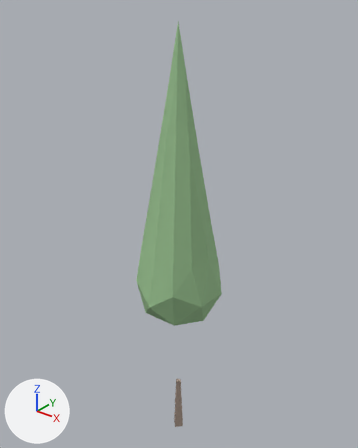
What one commit did to the glTF model web/public/models/tree-conifer-c-far.glb.
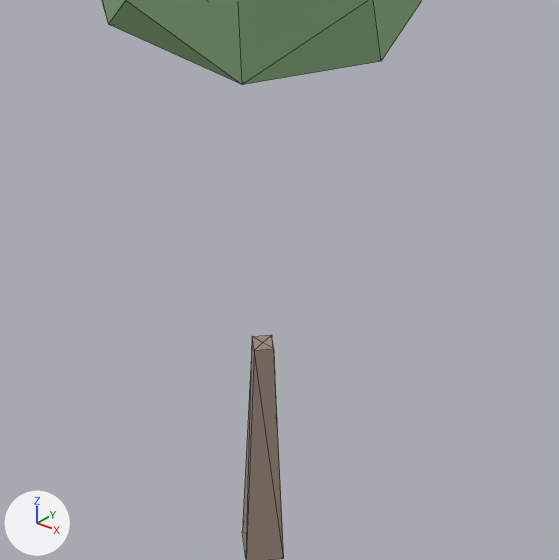
Each version appears first whole from a 50 mm camera at (0.605, -0.755, 1.06) aimed at (-0.022, 0.029, 0.575), and next in a close-up on the part from 34% to 67% of the width and 69% to 95% of the height. Lighting does not change. The marker at lower left points along +X, +Y and +Z. The older version's two pictures come first. The close-ups show mesh edges as thin lines. Vertices at exactly the same position are counted once.

The first close-up shows 'tree-conifer-c-far'.
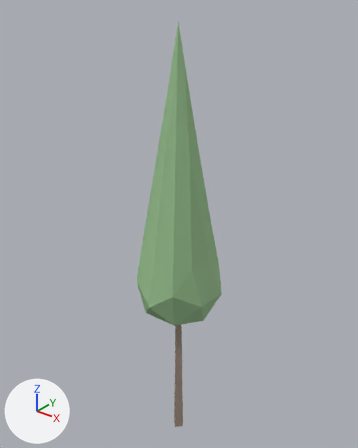
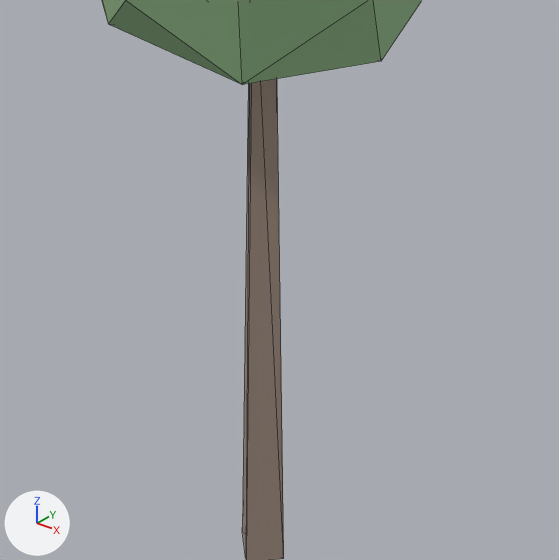
Location of each change, (x1, y1, x2, y2) in pixels of the close-ups (559 x 560 px; the box of a moved part takes in the faces that stretch with it):
part 1 of me_tree_conifer_c_far, moved or reshaped: before (243, 335, 284, 560); after (242, 79, 284, 560)

The change in detail:
me_tree_conifer_c_far has 52 vertices, 96 faces and spans x -0.095..0.096, y -0.102..0.102, z 0.0..1.0.
me_tree_conifer_c_far is used by ob_tree_conifer_c_far; location (0.0, 0.0, 0.0).
Before the commit, vertices of me_tree_conifer_c_far: 1 (0.0, -0.009, 0.151) at pixel (254, 350), 3 (0.008, -0.002, 0.151) at pixel (273, 348), 4 (0.0, -0.002, 0.151) at pixel (262, 342), 6 (-0.007, -0.002, 0.151) at pixel (252, 336), 8 (0.0, 0.006, 0.151) at pixel (271, 334).
Part 1, on me_tree_conifer_c_far:
Vertices 1, 3, 4, 6, 8 of me_tree_conifer_c_far move by (0.0, 0.0, 0.272).
